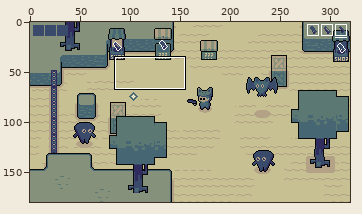
Edited in one commit: pixel-art file (assets/sprites/global.aseprite). Above: a wide view before the commit, with the close-up outlined.
Close-up. The starting point:
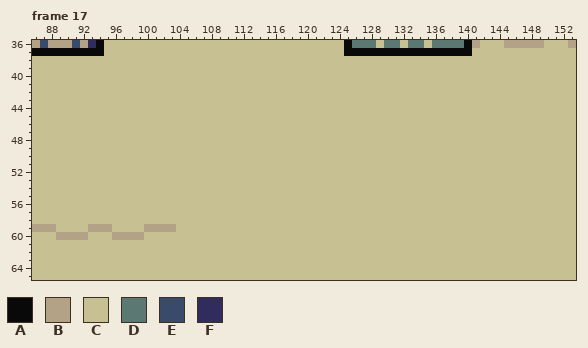
320x180 pixels, 17 frames. Shown: frame 17: x 86..153, y 36..65. The commit also changed other frames or places, which this record leaves out.
Visible layers, top first: "ui", "particles", "player", "enemies", "tilemap", "shadow", "Layer 1", "ground".
Palette (. is transparent): A #090909  B #b3a286  C #c7c093  D #5c7873  E #3a4a6b  F #302c5e
Pixels before, frame 17, first column x 86:
36 BEBBBEBFACCCCCCCCCCCCCCCCCCCCCCCCCCCCCCADDDCDDCDDCDDDDABCCCBBBBBCCCB
37 AAAAAAAAACCCCCCCCCCCCCCCCCCCCCCCCCCCCCCAAAAAAAAAAAAAAAACCCCCCCCCCCCC
38 CCCCCCCCCCCCCCCCCCCCCCCCCCCCCCCCCCCCCCCCCCCCCCCCCCCCCCCCCCCCCCCCCCCC
39 CCCCCCCCCCCCCCCCCCCCCCCCCCCCCCCCCCCCCCCCCCCCCCCCCCCCCCCCCCCCCCCCCCCC
40 CCCCCCCCCCCCCCCCCCCCCCCCCCCCCCCCCCCCCCCCCCCCCCCCCCCCCCCCCCCCCCCCCCCC
41 CCCCCCCCCCCCCCCCCCCCCCCCCCCCCCCCCCCCCCCCCCCCCCCCCCCCCCCCCCCCCCCCCCCC
42 CCCCCCCCCCCCCCCCCCCCCCCCCCCCCCCCCCCCCCCCCCCCCCCCCCCCCCCCCCCCCCCCCCCC
43 CCCCCCCCCCCCCCCCCCCCCCCCCCCCCCCCCCCCCCCCCCCCCCCCCCCCCCCCCCCCCCCCCCCC
44 CCCCCCCCCCCCCCCCCCCCCCCCCCCCCCCCCCCCCCCCCCCCCCCCCCCCCCCCCCCCCCCCCCCC
45 CCCCCCCCCCCCCCCCCCCCCCCCCCCCCCCCCCCCCCCCCCCCCCCCCCCCCCCCCCCCCCCCCCCC
46 CCCCCCCCCCCCCCCCCCCCCCCCCCCCCCCCCCCCCCCCCCCCCCCCCCCCCCCCCCCCCCCCCCCC
47 CCCCCCCCCCCCCCCCCCCCCCCCCCCCCCCCCCCCCCCCCCCCCCCCCCCCCCCCCCCCCCCCCCCC
48 CCCCCCCCCCCCCCCCCCCCCCCCCCCCCCCCCCCCCCCCCCCCCCCCCCCCCCCCCCCCCCCCCCCC
49 CCCCCCCCCCCCCCCCCCCCCCCCCCCCCCCCCCCCCCCCCCCCCCCCCCCCCCCCCCCCCCCCCCCC
50 CCCCCCCCCCCCCCCCCCCCCCCCCCCCCCCCCCCCCCCCCCCCCCCCCCCCCCCCCCCCCCCCCCCC
51 CCCCCCCCCCCCCCCCCCCCCCCCCCCCCCCCCCCCCCCCCCCCCCCCCCCCCCCCCCCCCCCCCCCC
52 CCCCCCCCCCCCCCCCCCCCCCCCCCCCCCCCCCCCCCCCCCCCCCCCCCCCCCCCCCCCCCCCCCCC
53 CCCCCCCCCCCCCCCCCCCCCCCCCCCCCCCCCCCCCCCCCCCCCCCCCCCCCCCCCCCCCCCCCCCC
54 CCCCCCCCCCCCCCCCCCCCCCCCCCCCCCCCCCCCCCCCCCCCCCCCCCCCCCCCCCCCCCCCCCCC
55 CCCCCCCCCCCCCCCCCCCCCCCCCCCCCCCCCCCCCCCCCCCCCCCCCCCCCCCCCCCCCCCCCCCC
56 CCCCCCCCCCCCCCCCCCCCCCCCCCCCCCCCCCCCCCCCCCCCCCCCCCCCCCCCCCCCCCCCCCCC
57 CCCCCCCCCCCCCCCCCCCCCCCCCCCCCCCCCCCCCCCCCCCCCCCCCCCCCCCCCCCCCCCCCCCC
58 CCCCCCCCCCCCCCCCCCCCCCCCCCCCCCCCCCCCCCCCCCCCCCCCCCCCCCCCCCCCCCCCCCCC
59 BBBCCCCBBBCCCCBBBBCCCCCCCCCCCCCCCCCCCCCCCCCCCCCCCCCCCCCCCCCCCCCCCCCC
60 CCCBBBBCCCBBBBCCCCCCCCCCCCCCCCCCCCCCCCCCCCCCCCCCCCCCCCCCCCCCCCCCCCCC
61 CCCCCCCCCCCCCCCCCCCCCCCCCCCCCCCCCCCCCCCCCCCCCCCCCCCCCCCCCCCCCCCCCCCC
62 CCCCCCCCCCCCCCCCCCCCCCCCCCCCCCCCCCCCCCCCCCCCCCCCCCCCCCCCCCCCCCCCCCCC
63 CCCCCCCCCCCCCCCCCCCCCCCCCCCCCCCCCCCCCCCCCCCCCCCCCCCCCCCCCCCCCCCCCCCC
64 CCCCCCCCCCCCCCCCCCCCCCCCCCCCCCCCCCCCCCCCCCCCCCCCCCCCCCCCCCCCCCCCCCCC
65 CCCCCCCCCCCCCCCCCCCCCCCCCCCCCCCCCCCCCCCCCCCCCCCCCCCCCCCCCCCCCCCCCCCC
After the commit:
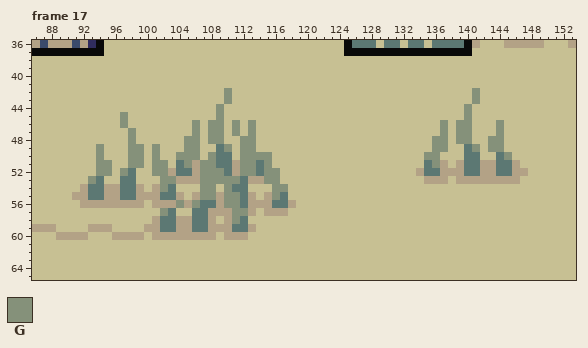
Colours new in this view: G #85917a
Changes in this commit:
Frame 17, layer "player":
The author changed colour C to colour B in row 51 at x 106, 111, 137, 139, 142 to 143 and 146; in row 52 at x 103, 106, 111, 134, 137 to 139, 142 to 143 and 146 to 147; in row 53 at x 104 to 106, 113 to 114, 135 to 137 and 139 to 146; in row 54 at x 92, 95 to 96, 99 and 101; in row 55 at x 91 to 92, 95 to 96, 99 to 101, 104, 106, 109, 113 and 115; in row 56 at x 92 to 99, 101 to 103, 105, 109, 113 to 115 and 118.
The author changed colour C to colour B in row 57 at x 108 to 110, 113 and 115 to 117; in row 58 at x 101, 104 to 105, 108 and 110; in row 59 at x 104 to 105, 108 to 110 and 113; in row 60 at x 101 to 108 and 110 to 112.
The author changed colour B to colour D in row 59 at x 102 to 103.
The author changed colour C to colour D in row 49 at x 109 and 140; in row 50 at x 109 to 110, 140 to 141 and 144; in row 51 at x 104, 109 to 110, 114, 135, 140 to 141 and 144 to 145; in row 52 at x 98, 104 to 105, 110, 114, 135 to 136, 140 to 141 and 144 to 145; in row 53 at x 94, 97 to 98 and 112; in row 54 at x 93 to 94, 97 to 98, 103 and 111 to 112.
The author changed colour C to colour D in row 55 at x 93 to 94, 97 to 98, 102 to 103, 112 and 117; in row 56 at x 107 to 108, 112 and 116 to 117; in row 57 at x 103 and 106 to 107; in row 58 at x 102 to 103, 106 to 107 and 112; in row 59 at x 106 to 107 and 111 to 112.
The author changed colour C to colour G in rows 42 to 43 at x 110 and 141; in row 44 at x 109 and 140; in row 45 at x 97, 109 and 140; in row 46 at x 97, 106, 108 to 109, 111, 113, 137, 139 to 140 and 144; in row 47 at x 98, 106, 108 to 109, 111, 113, 137, 139 to 140 and 144; in row 48 at x 98, 105 to 106, 108 to 109, 112 to 113, 136 to 137, 139 to 140 and 143 to 144.
The author changed colour C to colour G in row 49 at x 94, 98 to 99, 101, 105 to 106, 110, 112 to 113, 136 to 137, 141 and 143 to 144; in row 50 at x 94, 98 to 99, 101, 104 to 106, 108, 112 to 115, 135 to 136 and 145; in row 51 at x 94 to 95, 98 to 99, 101 to 102, 105, 107 to 108, 112 to 113, 115 and 136; in row 52 at x 94 to 95, 97, 101 to 102, 107 to 109, 112 to 113 and 115 to 116; in row 53 at x 93, 102 to 103, 107 to 111 and 115 to 116; in row 54 at x 102, 107 to 108, 110 and 116 to 117.
The author changed colour C to colour G in row 55 at x 107 to 108, 110 to 111 and 116; in row 56 at x 104, 106 and 110 to 111; in row 57 at x 102 and 111 to 112; in row 58 at x 111.
